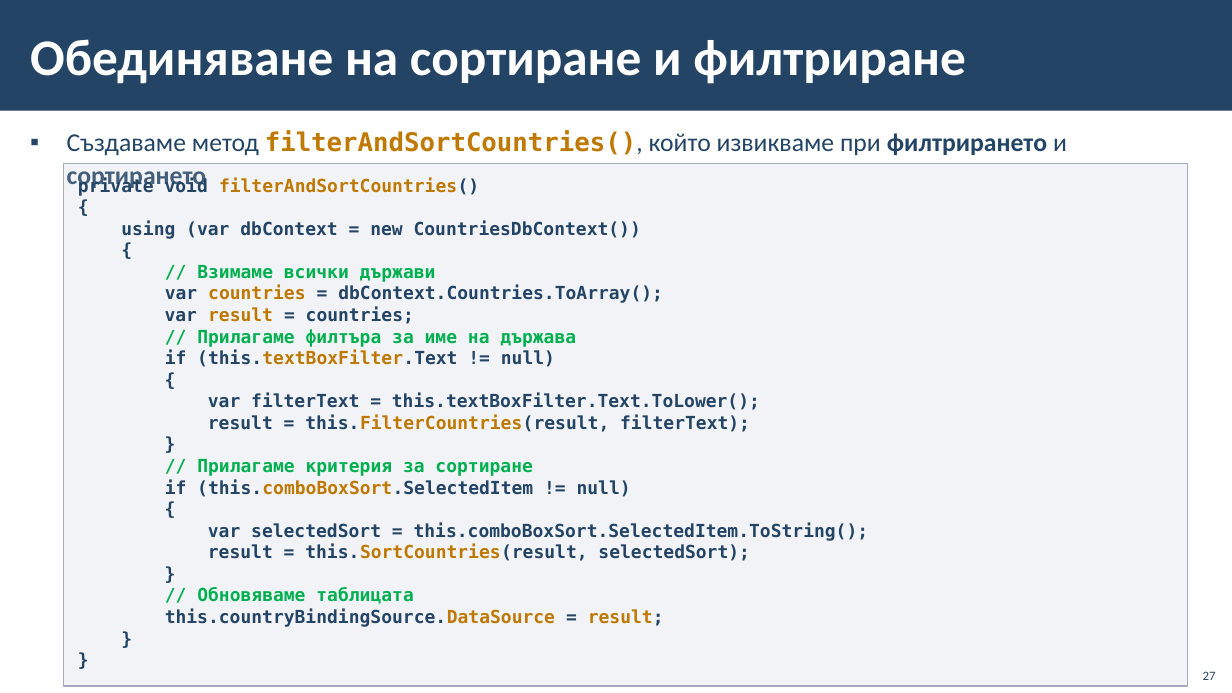
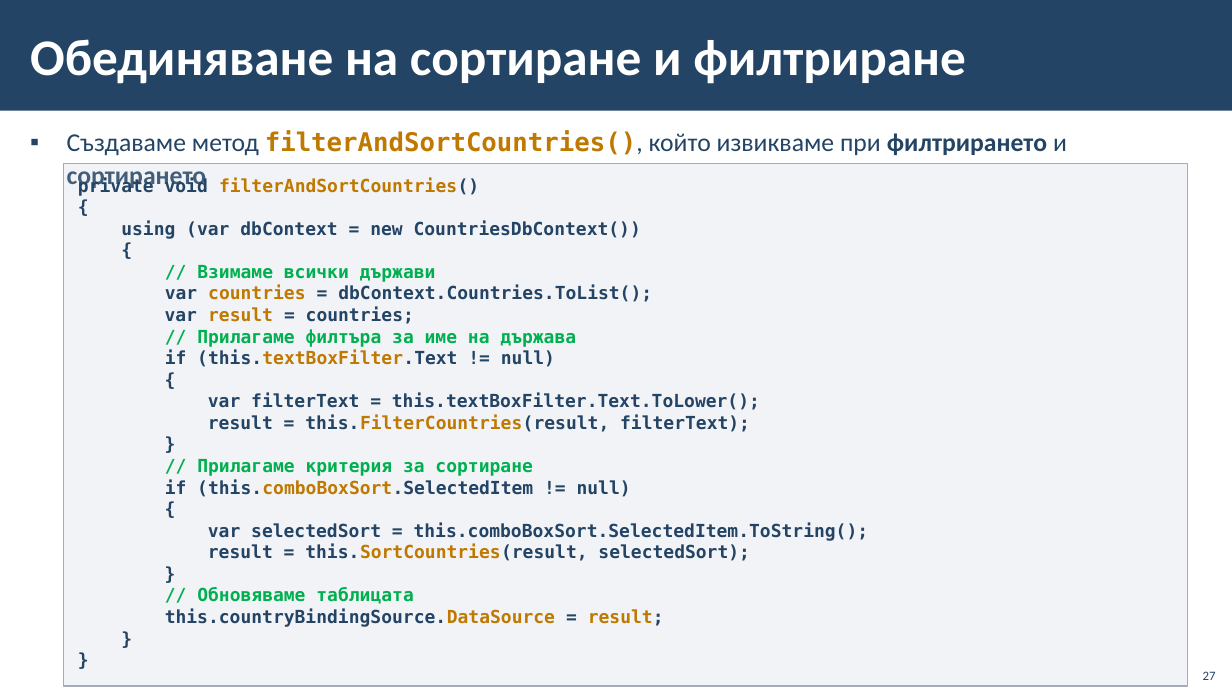
Before and after one commit to BG-IT-Edu/School-Programming, a slide deck: slide 27 of Courses/Software-Sciences/Module-4-Information-Systems-New/08-Navigation-between-Tables/08-Navigation-between-Tables.pptx. Drawn at 1232x693 pixels with LibreOffice and Linux fonts; fonts in the diff are those of the drawing; background and template pictures are left out. Boxes give left, top, right and bottom in pixels: in the first picture for what was removed or moved away, otherwise in the second. Text is boxed around its words. In the diff, an @@ line names an element or a change of style, - is before the commit and + after.

```diff
--- a/Courses/Software-Sciences/Module-4-Information-Systems-New/08-Navigation-between-Tables/08-Navigation-between-Tables.pptx
+++ b/Courses/Software-Sciences/Module-4-Information-Systems-New/08-Navigation-between-Tables/08-Navigation-between-Tables.pptx
@@ text in rectangle at [165, 285, 652, 302]: text changed @@
-var countries = dbContext.Countries.ToArray();
+var countries = dbContext.Countries.ToList();
```
Also in this commit, not shown: 3 other slides changed.
